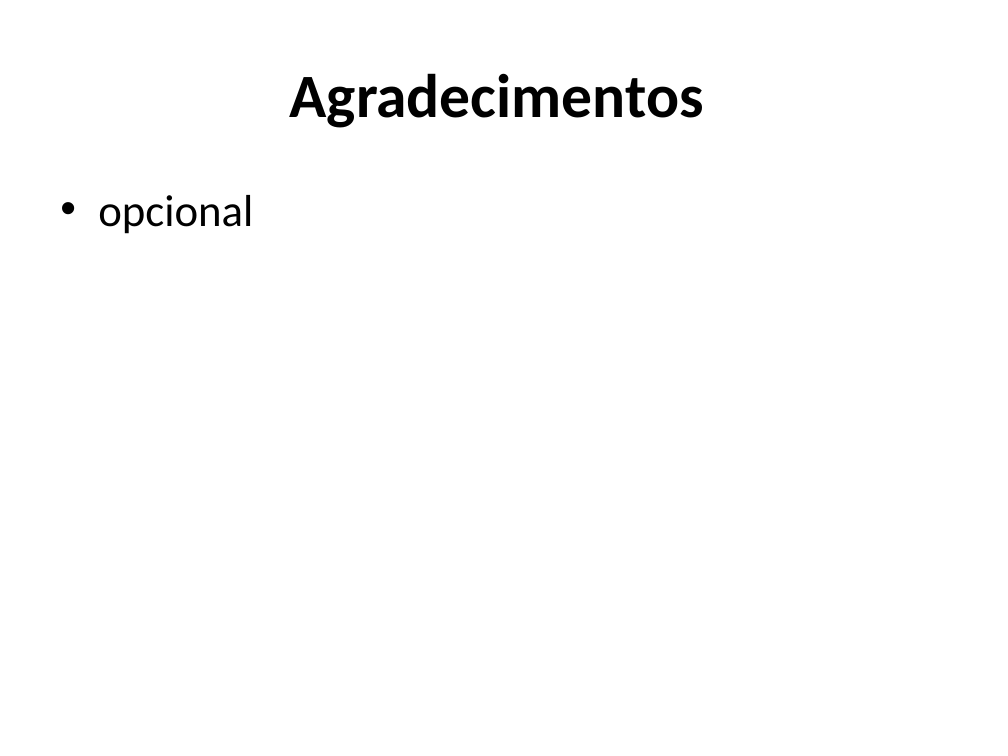
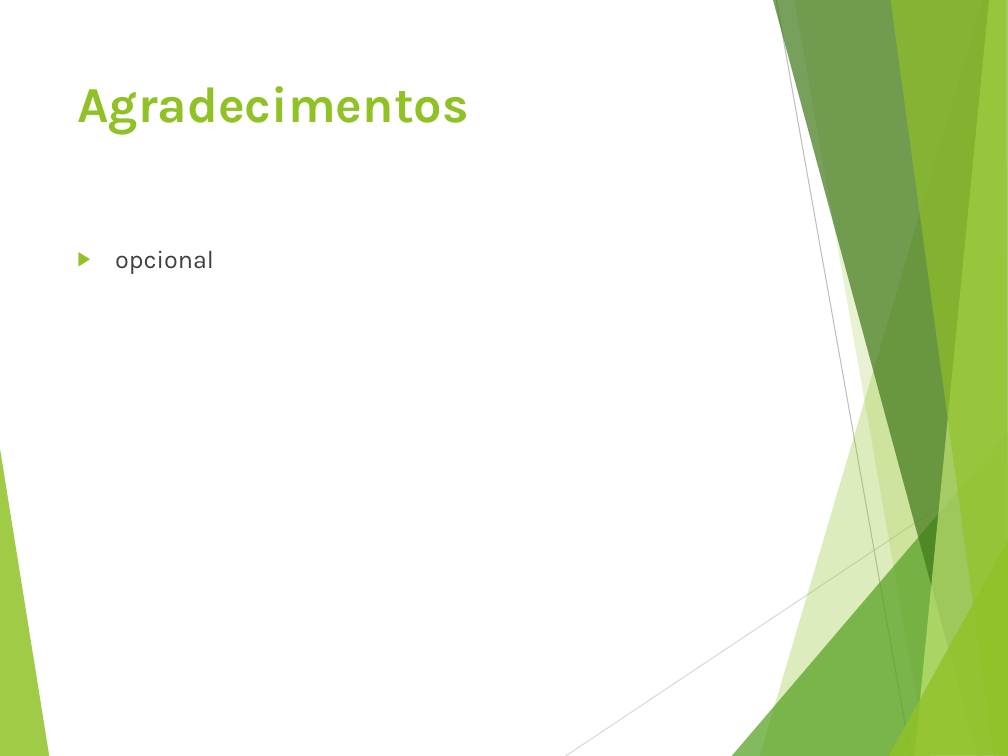
Before and after one commit to GustavoMimim/btsoftware, a slide deck: slide 7 of Documentação/apresentação - modelo.pptx. Drawn at 1008x756 pixels with LibreOffice and Linux fonts; fonts in the diff are those of the drawing. Boxes give left, top, right and bottom in pixels: in the first picture for what was removed or moved away, otherwise in the second. Text is boxed around its words. In the diff, an @@ line names an element or a change of style, - is before the commit and + after.

```diff
--- a/Documentação/apresentação - modelo.pptx
+++ b/Documentação/apresentação - modelo.pptx
@@ title "Agradecimentos": place and size @@
-title "Agradecimentos" at [290,73,704,128]
+title "Agradecimentos" at [77,86,469,135]
@@ title "Agradecimentos" at [77,86,469,135]: size 44 to 36 pt, font Calibri to Karla, text colour #000000 to #90C226; alignment centre to left; vertical alignment middle to top @@
@@ text "opcional": place and size @@
-text "opcional" at [98,195,253,234]
+text "opcional" at [115,250,214,274]
@@ text "opcional" at [115,250,214,274]: size 32 to 18 pt, font Calibri to Karla, text colour #000000 to #404040; bullet • to ▶; more space between paragraphs @@
@@ group added at [0,0,1008,756]: 8 freeform shapes, 2 lines @@
```
Also in this commit, not shown: 5 other slides changed, 1 slide added, 1 slide removed, 2 other files.
